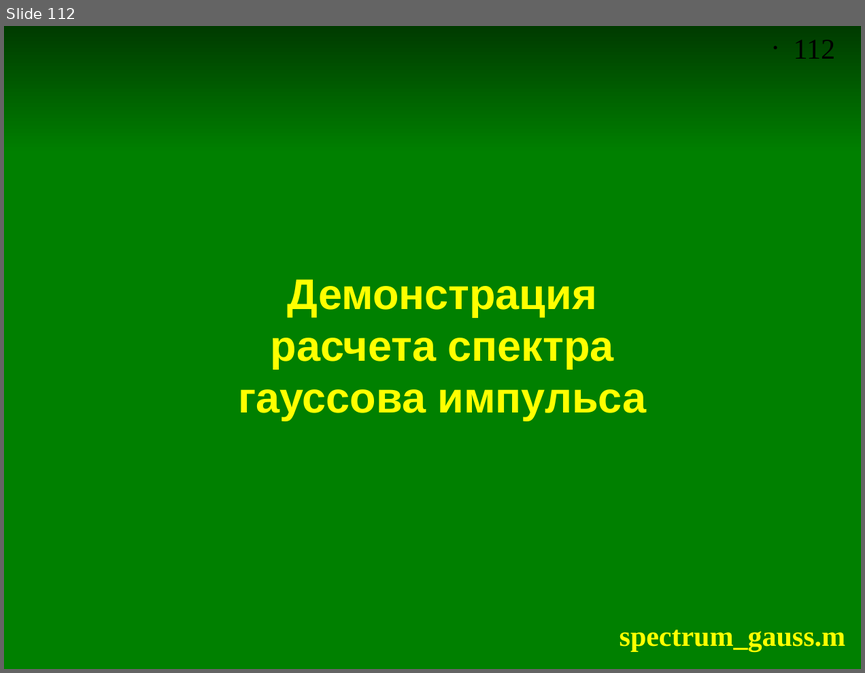
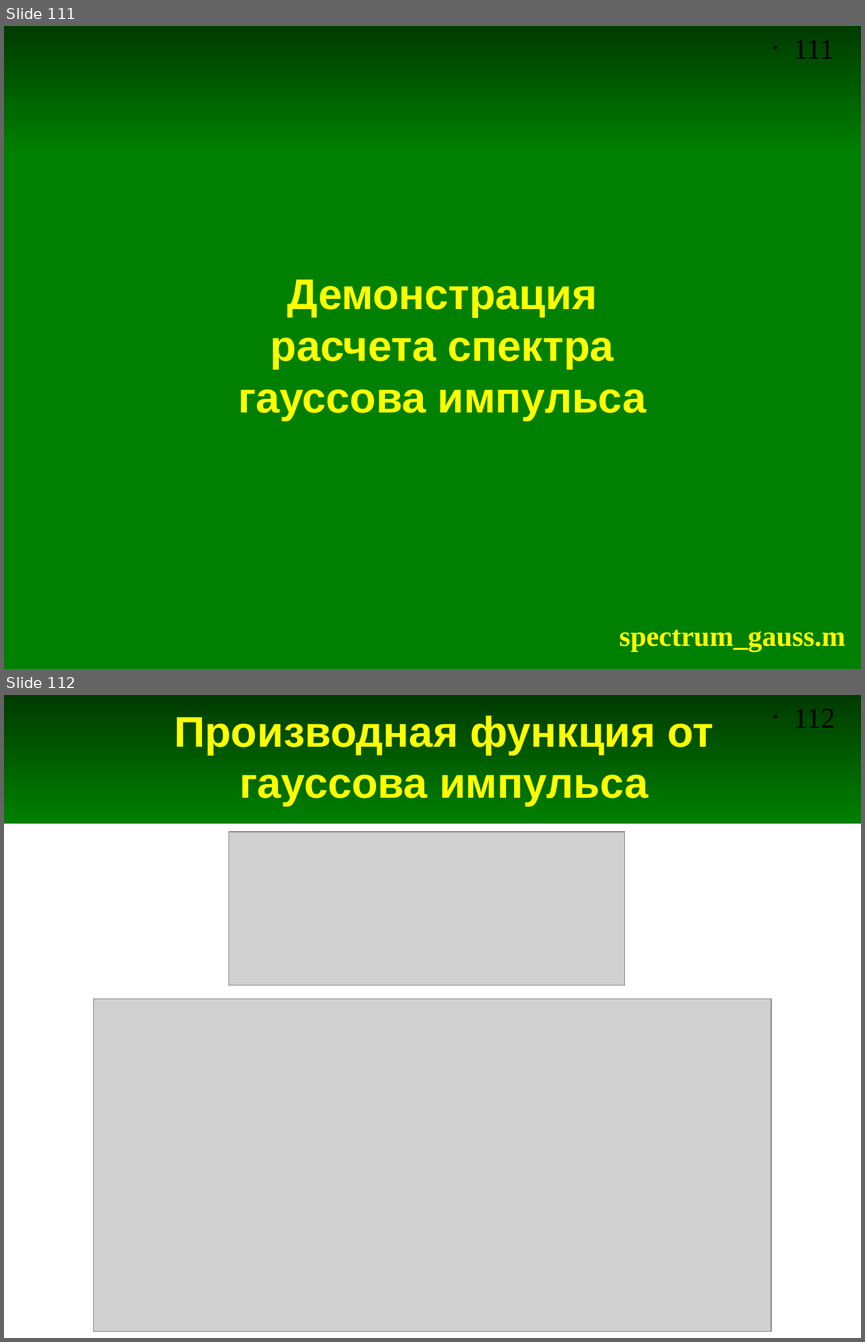
Before and after one commit to andris0147sv/modelling, a slide deck: presentations/2. FDTD.odp. Shown one above the other, each under a label of ours: slide 112 before the commit, slides 111 and 112 after it. The pictures are 865x673 and 865x1342 pixels, drawn with LibreOffice and Linux fonts; fonts in the diff are those of the drawing; grey boxes stand for pictures. Boxes give left, top, right and bottom in pixels: in the first picture for what was removed or moved away, otherwise in the second. Text is boxed around its words. In the diff, an @@ line names an element or a change of style, - is before the commit and + after.

Commit message:
Добавлены скрипт и слайды при дифференцированный гауссов сигнал

```diff
--- a/presentations/2. FDTD.odp
+++ b/presentations/2. FDTD.odp
@@ slide 112 added at (4, 695, 861, 1338), background #FFFFFF; not listed: 2 template elements that a slide beside it also shows @@
@@ title added at (174, 715, 714, 806), 36 pt, text #FFFF00, bold @@
+Производная функция от
+гауссова импульса
@@ picture added at (228, 831, 624, 985) @@
@@ picture added at (94, 998, 772, 1331) @@
@@ what was slide 112 is now slide 111 @@
@@ page number at (793, 40, 834, 59): text changed @@
-• 112
+• 111
```
Also in this commit, not shown: 1 other slide added, 1 slide removed, 1 other file.
